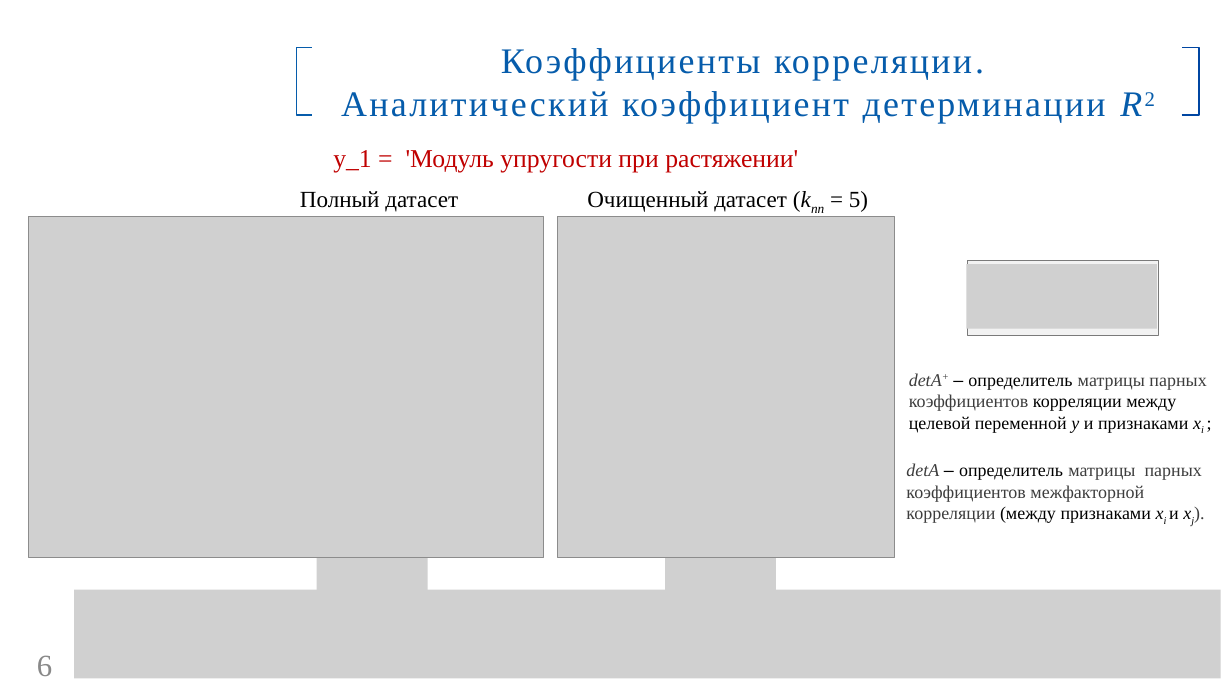
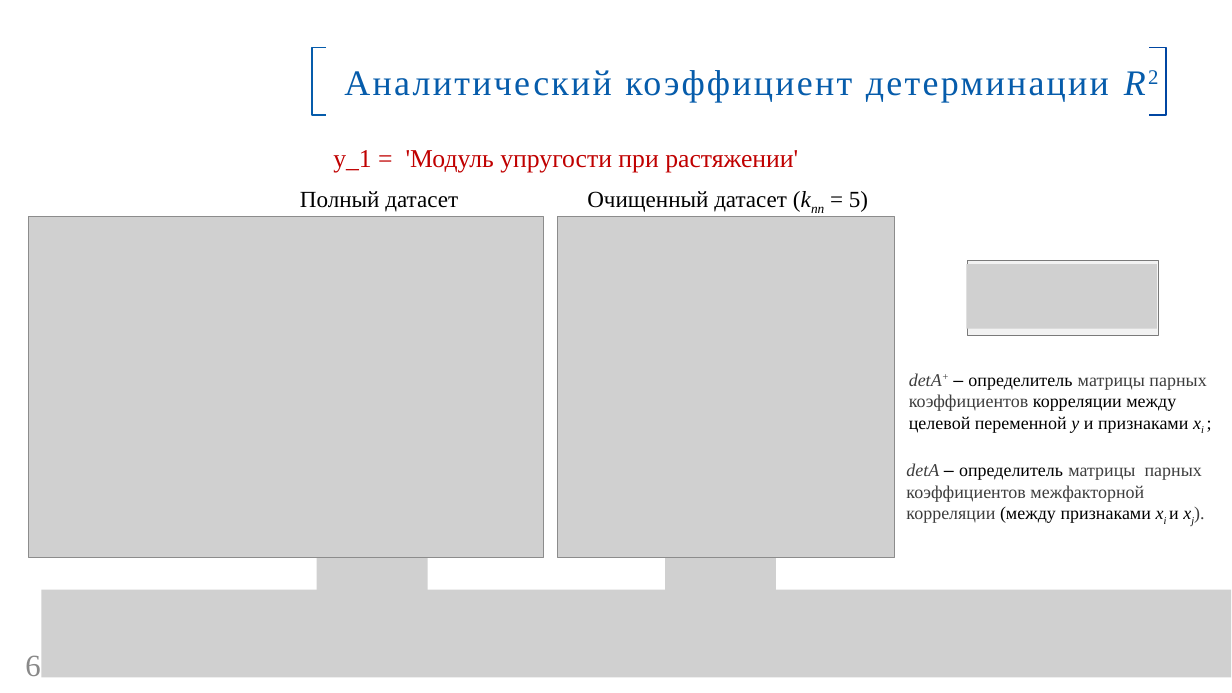
Before and after one commit to GorshkovAndrey/BMSTU, a slide deck: slide 6 of Для защиты ВКР/Презентация ВКР. Горшков А. В..pptx. Drawn at 1232x693 pixels with LibreOffice and Linux fonts; fonts in the diff are those of the drawing; grey boxes stand for pictures; background and template pictures are left out. Boxes give left, top, right and bottom in pixels: in the first picture for what was removed or moved away, otherwise in the second. Text is boxed around its words. In the diff, an @@ line names an element or a change of style, - is before the commit and + after.

```diff
--- a/Для защиты ВКР/Презентация ВКР. Горшков А. В..pptx
+++ b/Для защиты ВКР/Презентация ВКР. Горшков А. В..pptx
@@ rectangle "Аналитический коэффициент детерминации R2": place and size @@
-rectangle "Аналитический коэффициент детерминации R2" at box(272, 47, 1225, 115)
+rectangle "Аналитический коэффициент детерминации R2" at box(288, 47, 1214, 115)
@@ freeform shape: place and size @@
-freeform shape at box(297, 47, 311, 115)
+freeform shape at box(312, 47, 326, 115)
@@ text in rectangle at box(501, 48, 984, 81): paragraph removed @@
-Коэффициенты корреляции.
@@ freeform shape: place and size @@
-freeform shape at box(1182, 47, 1200, 115)
+freeform shape at box(1150, 47, 1166, 115)
@@ picture: place and size @@
-picture at box(74, 590, 1221, 678)
+picture at box(42, 590, 1232, 677)
@@ page number: place and size @@
-page number at box(37, 655, 52, 676)
+page number at box(25, 655, 40, 676)
```
Also in this commit, not shown: 1 other file.
